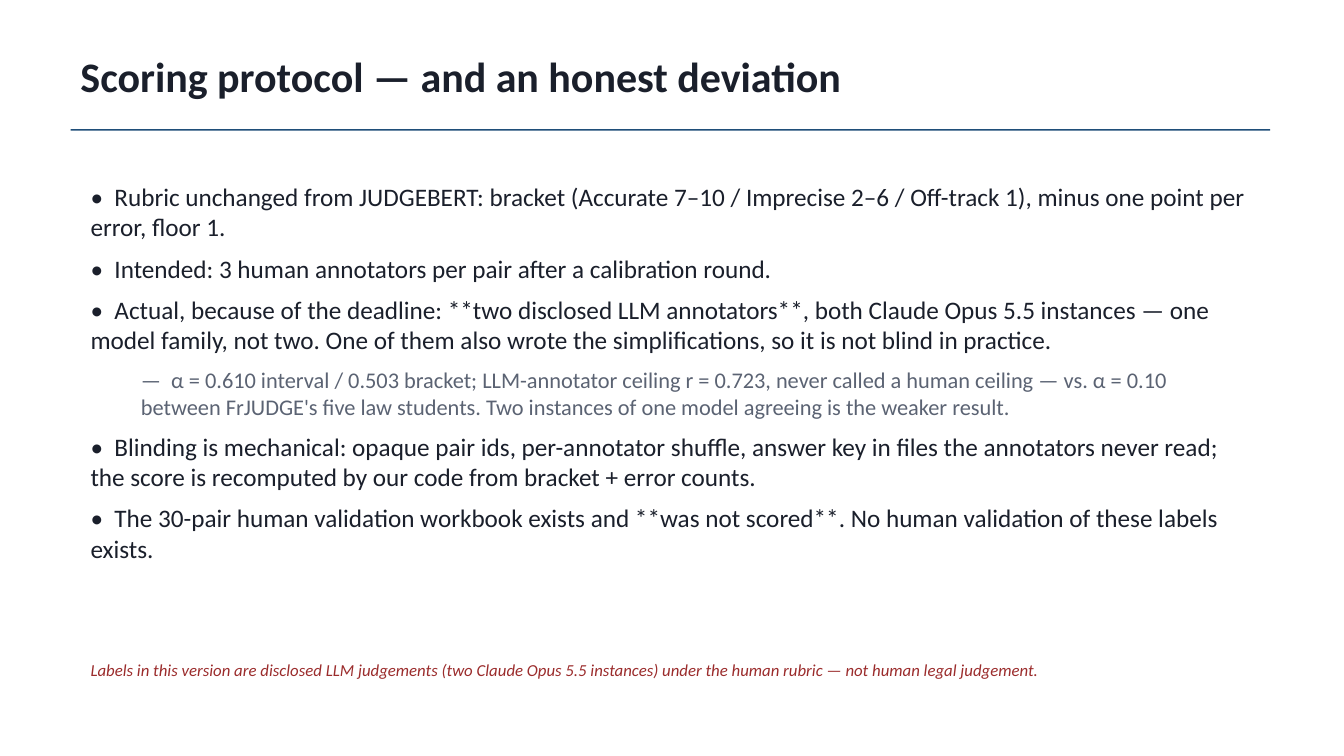
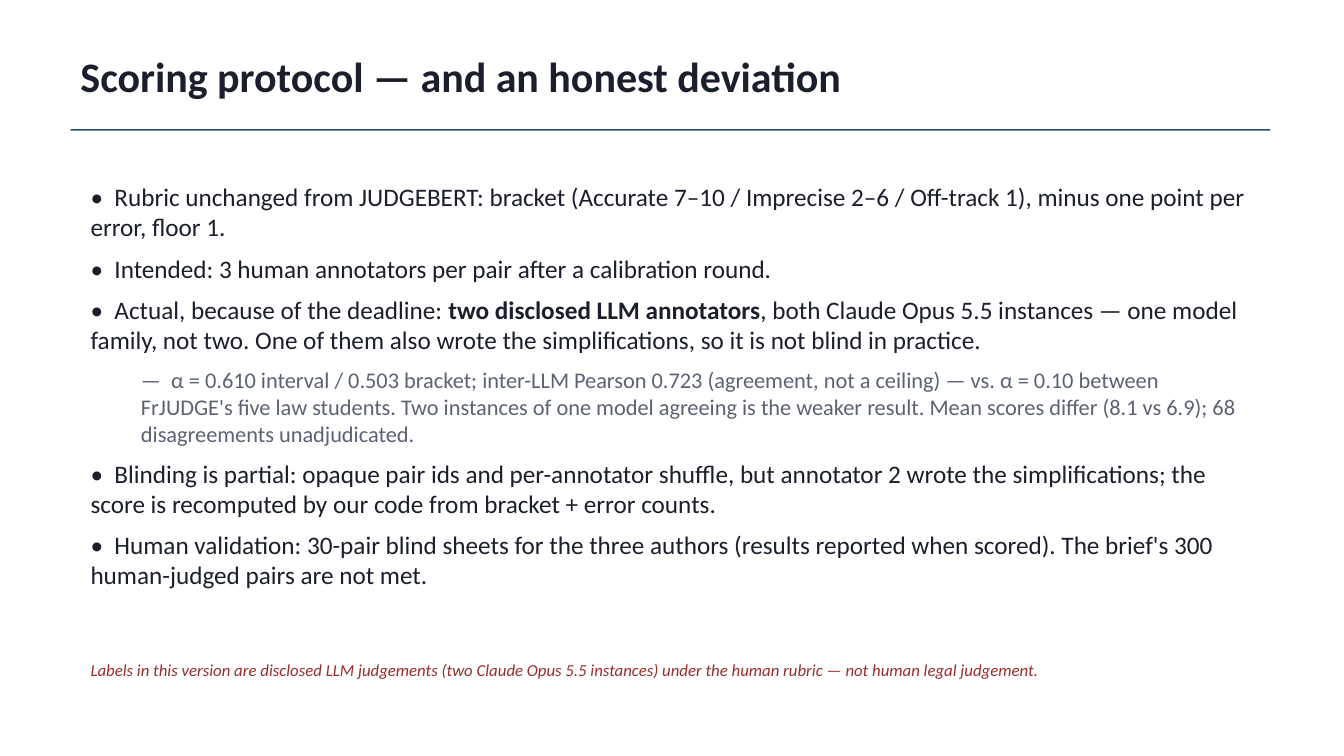
Before and after one commit to atharv-0509/legal-meaning-preservation-hi-en, a slide deck: slide 8 of paper/out/LMP_slides.pptx. Drawn at 1344x756 pixels with LibreOffice and Linux fonts; fonts in the diff are those of the drawing. Boxes give left, top, right and bottom in pixels: in the first picture for what was removed or moved away, otherwise in the second. Text is boxed around its words. In the diff, an @@ line names an element or a change of style, - is before the commit and + after.

```diff
--- a/paper/out/LMP_slides.pptx
+++ b/paper/out/LMP_slides.pptx
@@ text at (91,301,1237,589): text changed @@
-• Actual, because of the deadline: **two disclosed LLM annotators**, both Claude Opus 5.5 instances — one model family, not two. One of them also wrote the simplifications, so it is not blind in practice.
-  — α = 0.610 interval / 0.503 bracket; LLM-annotator ceiling r = 0.723, never called a human ceiling — vs. α = 0.10 between FrJUDGE's five law students. Two instances of one model agreeing is the weaker result.
-• Blinding is mechanical: opaque pair ids, per-annotator shuffle, answer key in files the annotators never read; the score is recomputed by our code from bracket + error counts.
-• The 30-pair human validation workbook exists and **was not scored**. No human validation of these labels exists.
+• Actual, because of the deadline: two disclosed LLM annotators, both Claude Opus 5.5 instances — one model family, not two. One of them also wrote the simplifications, so it is not blind in practice.
+  — α = 0.610 interval / 0.503 bracket; inter-LLM Pearson 0.723 (agreement, not a ceiling) — vs. α = 0.10 between FrJUDGE's five law students. Two instances of one model agreeing is the weaker result. Mean scores differ (8.1 vs 6.9); 68 disagreements unadjudicated.
+• Blinding is partial: opaque pair ids and per-annotator shuffle, but annotator 2 wrote the simplifications; the score is recomputed by our code from bracket + error counts.
+• Human validation: 30-pair blind sheets for the three authors (results reported when scored). The brief's 300 human-judged pairs are not met.
```
Also in this commit, not shown: 13 other slides changed, 8 other files.
